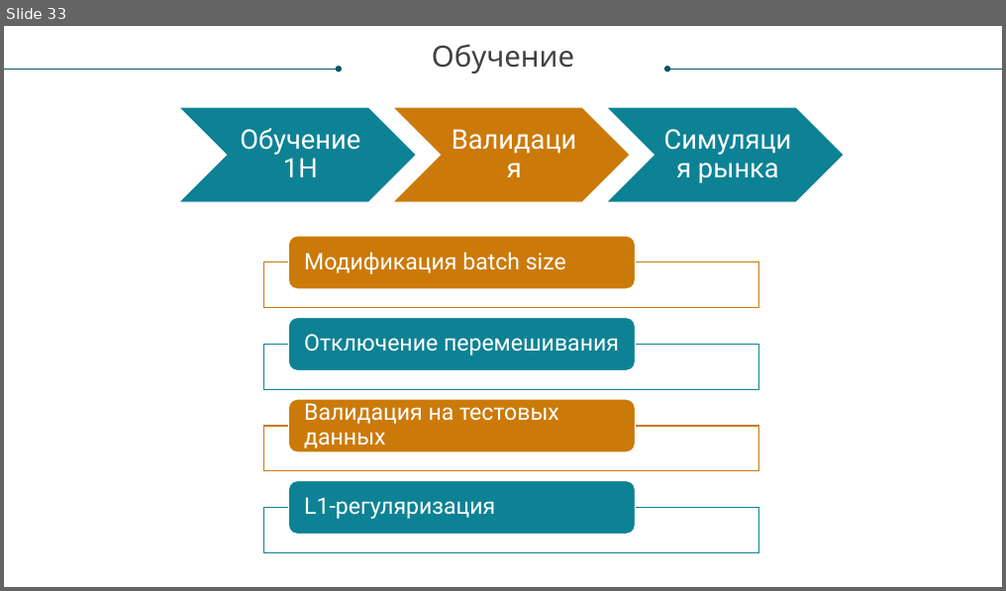
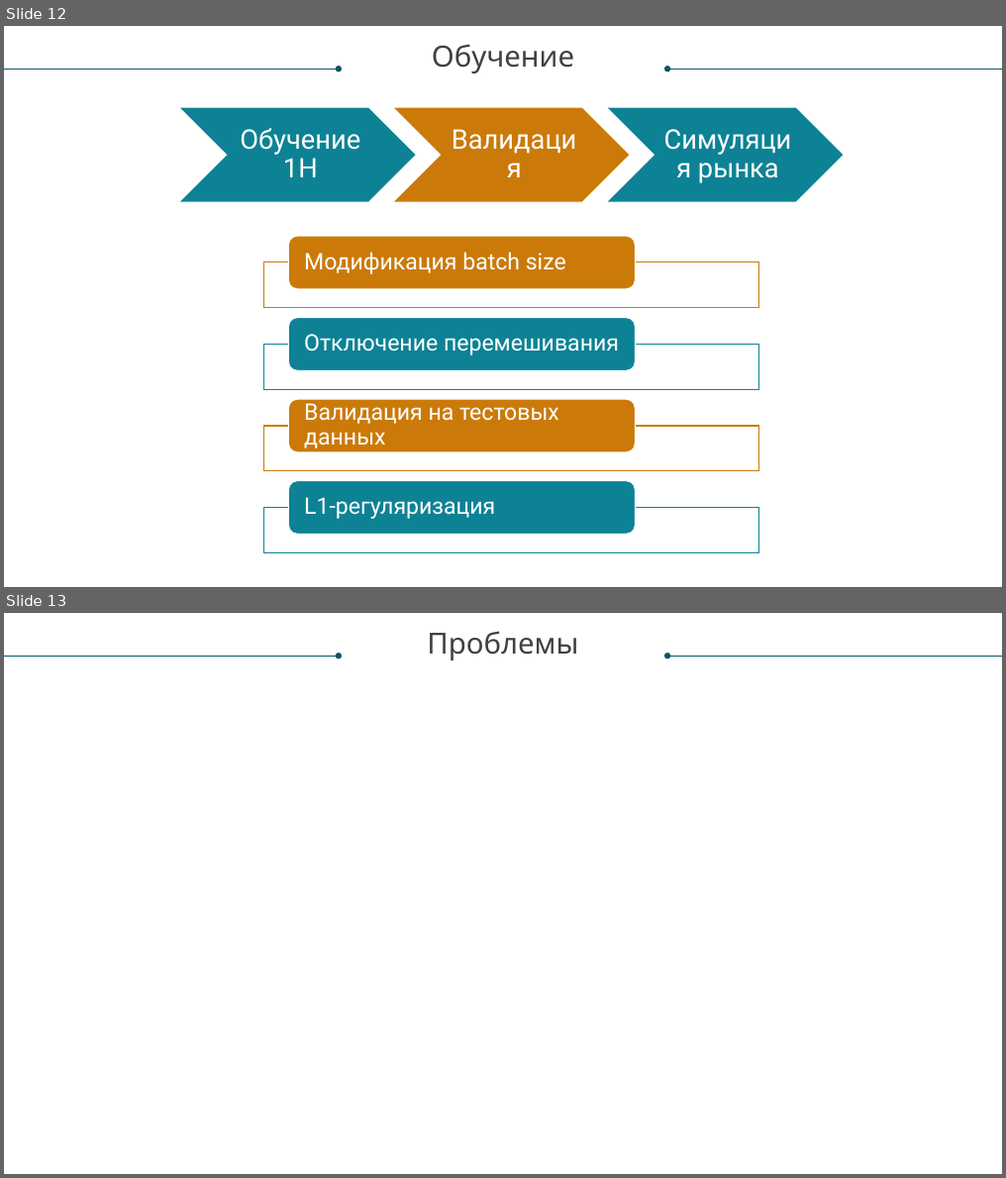
Before and after one commit to andtun/TradingBot-CourseWork, a slide deck: presentation.pptx. Shown one above the other, each under a label of ours: slide 33 before the commit, slides 12 and 13 after it. The pictures are 1006x591 and 1006x1178 pixels, drawn with LibreOffice and Linux fonts; fonts in the diff are those of the drawing; background and template pictures are left out. Boxes give left, top, right and bottom in pixels: in the first picture for what was removed or moved away, otherwise in the second. Text is boxed around its words. In the diff, an @@ line names an element or a change of style, - is before the commit and + after.

```diff
--- a/presentation.pptx
+++ b/presentation.pptx
@@ slide 13 added at bbox=[4, 613, 1002, 1174], background picture (left out) @@
@@ text added at bbox=[427, 631, 578, 661], 28 pt, text #404040 @@
+Проблемы
@@ arrow added from (4, 656) to (339, 656), #085764 0.5 pt @@
@@ arrow added from (1002, 656) to (667, 656), #085764 0.5 pt @@
@@ what was slide 33 is now slide 12 @@
```
Also in this commit, not shown: 4 slides changed, 6 other slides added, 3 slides removed, 1 other file.
